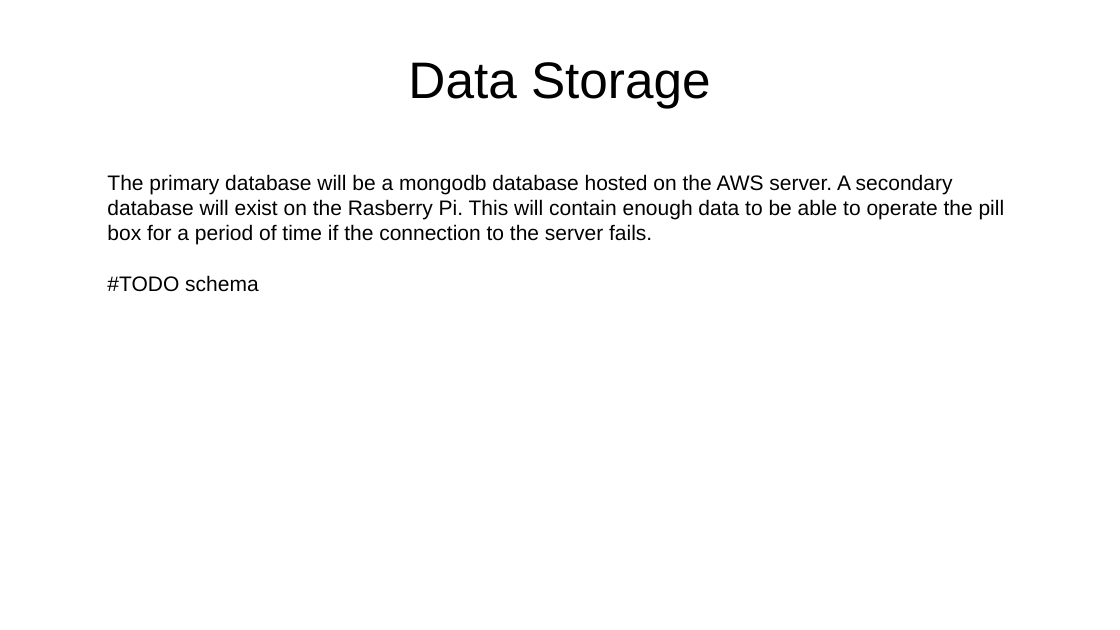
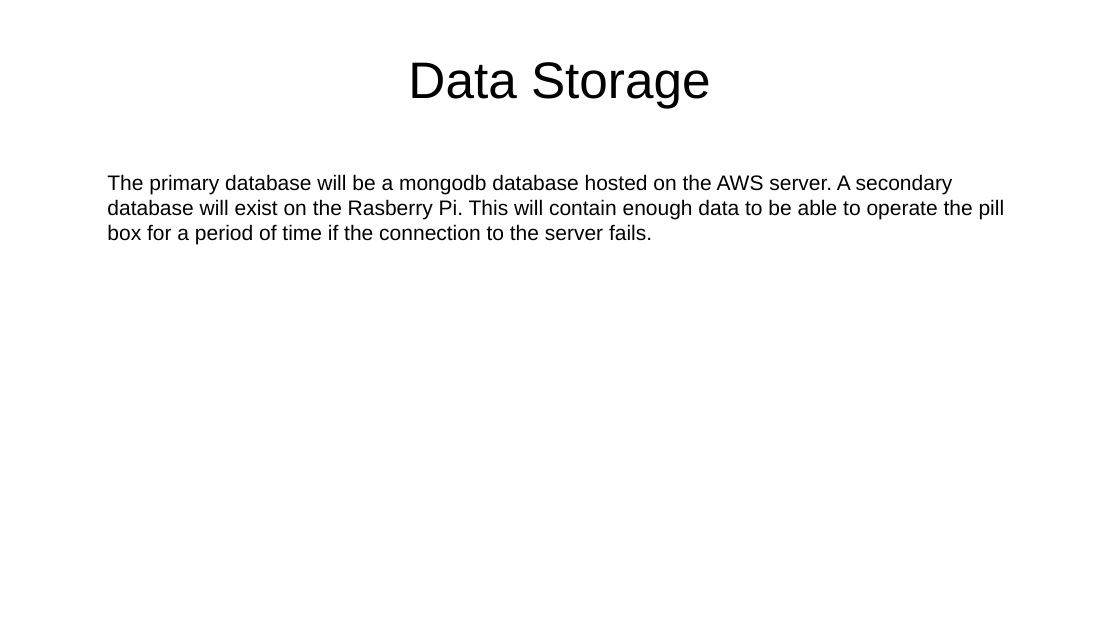
Before and after one commit to cianashby1337/IOT_CA1_Documentation, a slide deck: slide 2 of Slideshow template.pptx. Drawn at 1120x630 pixels with LibreOffice and Linux fonts; fonts in the diff are those of the drawing. Boxes give left, top, right and bottom in pixels: in the first picture for what was removed or moved away, otherwise in the second. Text is boxed around its words. In the diff, an @@ line names an element or a change of style, - is before the commit and + after.

```diff
--- a/Slideshow template.pptx
+++ b/Slideshow template.pptx
@@ text at <box>107,275,258,292</box>: paragraph removed @@
-#TODO schema
```
Also in this commit, not shown: 1 slide added.
